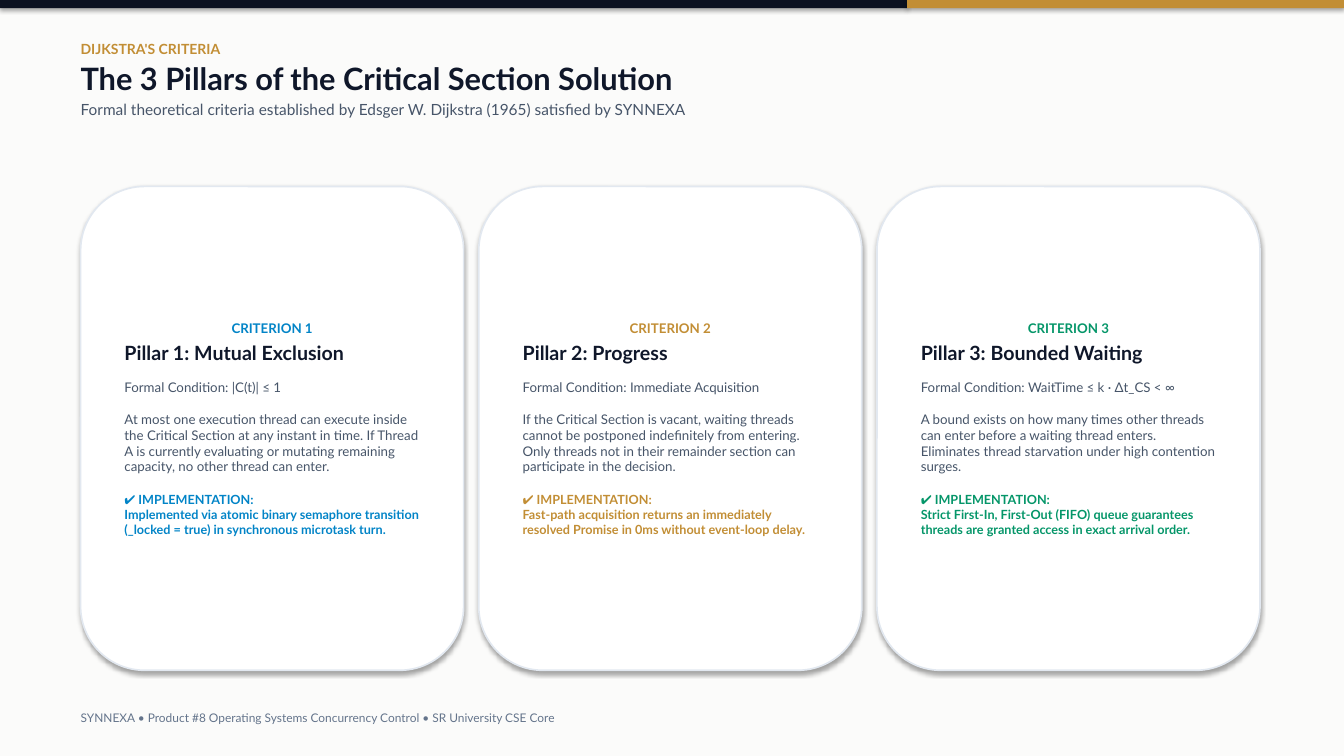
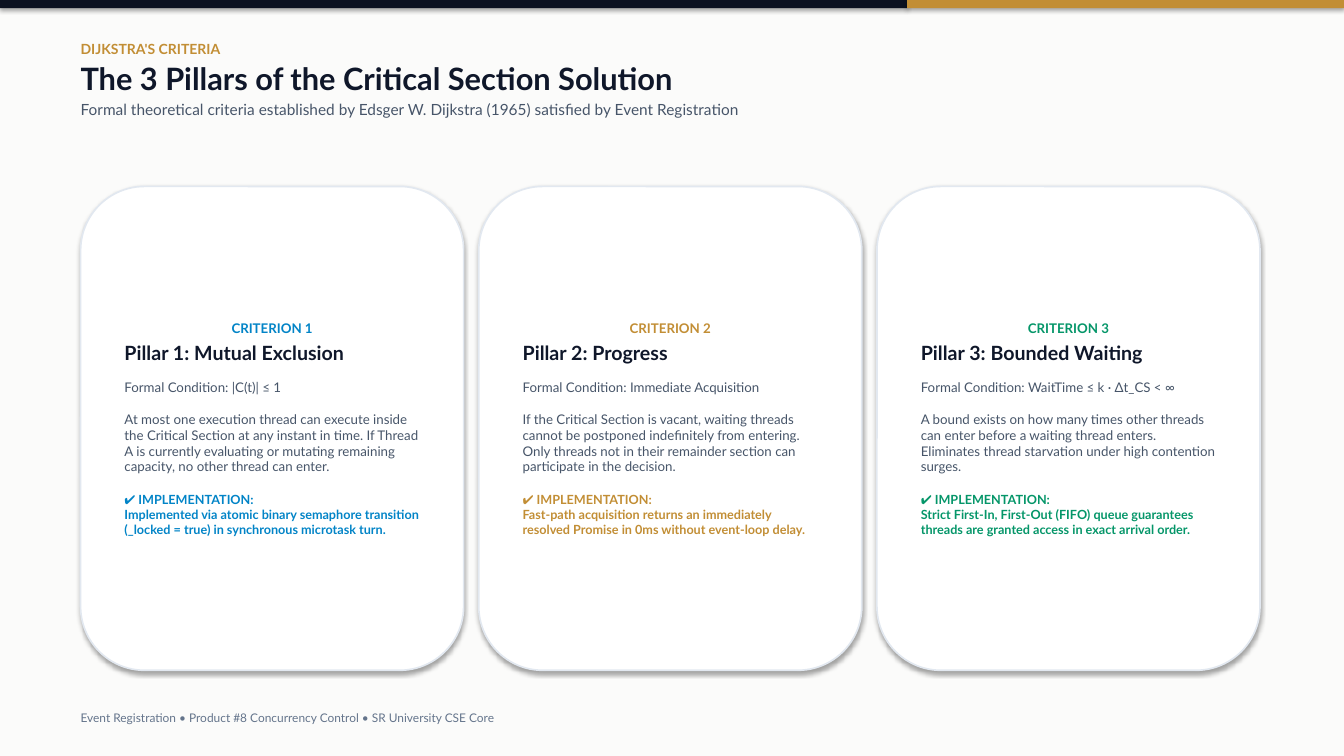
Before and after one commit to ShivaGanesh1080-ops/synnexa-os-concurrency, a slide deck: slide 5 of public/SYNNEXA_OS_Product8_Presentation.pptx. Drawn at 1344x756 pixels with LibreOffice and Linux fonts; fonts in the diff are those of the drawing. Boxes give left, top, right and bottom in pixels: in the first picture for what was removed or moved away, otherwise in the second. Text is boxed around its words. In the diff, an @@ line names an element or a change of style, - is before the commit and + after.

Commit message:
feat: rename branding to Event Registration across website, PPT, and report

```diff
--- a/public/SYNNEXA_OS_Product8_Presentation.pptx
+++ b/public/SYNNEXA_OS_Product8_Presentation.pptx
@@ text at [81,103,738,118]: text changed @@
-Formal theoretical criteria established by Edsger W. Dijkstra (1965) satisfied by SYNNEXA
+Formal theoretical criteria established by Edsger W. Dijkstra (1965) satisfied by Event Registration
@@ text at [81,713,494,724]: text changed @@
-SYNNEXA • Product #8 Operating Systems Concurrency Control • SR University CSE Core
+Event Registration • Product #8 Concurrency Control • SR University CSE Core
```
Also in this commit, not shown: 13 other slides changed, 17 other files.
